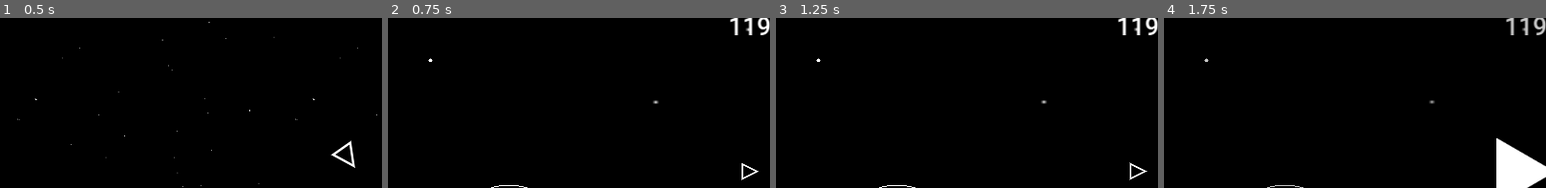
Above: before the commit, frames 1-4 (left to right).
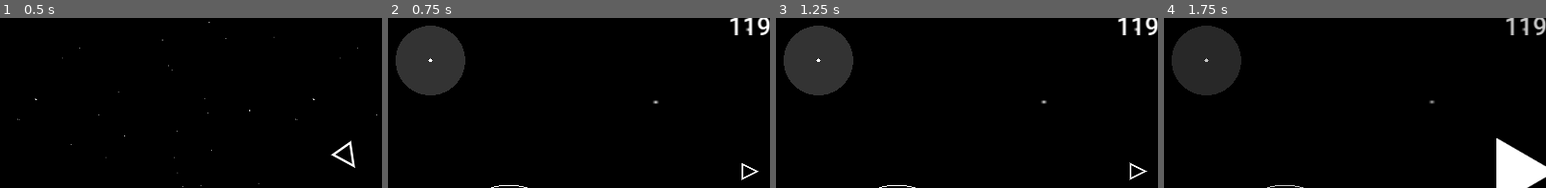
Above: after the commit, the same moments.

Repository: Ryu204/name-later
Game: Godot game, scene res://Layouts/index.tscn
Two runs of this game, one before a commit and one after it. Both use one fixed random seed, a clock stepped at 60 frames per second and the inputs below.
Inputs (mouse positions are % of the whole screen's width and height, from its top left):
- Up to frame 1 (0.5 s): no input
- Up to frame 2 (0.75 s): click "Play" at 0.5 s
- Up to frame 3 (1.25 s): no input
- Up to frame 4 (1.75 s): click (97, 6) at 1.25 s
The pictures show only the part of the screen within x 3-53%, y 4-54%; the shares and areas given below are measured in that part.

Frame 1 is identical in both runs. In frame 2, 5.8% of the frame differs, in the area x 2-21%, y 4-46%; in frame 3, 5.8%; in frame 4, 5.8%.

Commit message:
Feat: minimap upgrade

Diff:
--- a/Layouts/game.tscn
+++ b/Layouts/game.tscn
@@ -1,15 +1,19 @@
-[gd_scene load_steps=11 format=3 uid="uid://bkrjsx2q53cp2"]
+[gd_scene load_steps=13 format=3 uid="uid://bkrjsx2q53cp2"]
 
 [ext_resource type="Texture2D" uid="uid://cg8y4h0b4rinm" path="res://Textures/button_pause.png" id="1_2cyyj"]
 [ext_resource type="Script" path="res://Layouts/game.gd" id="1_pwcpb"]
 [ext_resource type="Theme" uid="uid://bc40efy8a55jg" path="res://Themes/main.tres" id="2_yl7tb"]
 [ext_resource type="PackedScene" uid="uid://bit1yaadtv7i" path="res://Components/joystick.tscn" id="3_vmjwi"]
 [ext_resource type="Script" path="res://Scripts/minimap.gd" id="5_2eeet"]
+[ext_resource type="Shader" path="res://Shaders/minimap.gdshader" id="6_clplf"]
 [ext_resource type="PackedScene" uid="uid://d15dv55or5iyv" path="res://Components/Player/player.tscn" id="6_klyhy"]
 [ext_resource type="Texture2D" uid="uid://csnksmmsbhq5c" path="res://Textures/background.png" id="6_so354"]
 [ext_resource type="PackedScene" uid="uid://dcgisaekr00fh" path="res://Components/Manager/enemy_manager.tscn" id="7_qbvme"]
 [ext_resource type="PackedScene" uid="uid://vyxt354l20i1" path="res://Components/Manager/environment_manager.tscn" id="8_sisi1"]
 [ext_resource type="Script" path="res://Components/Manager/powerup_manager.gd" id="9_mrtnv"]
+
+[sub_resource type="ShaderMaterial" id="ShaderMaterial_fos6f"]
+shader = ExtResource("6_clplf")
 
 [node name="Game" type="Node"]
 script = ExtResource("1_pwcpb")
@@ -50,6 +54,7 @@
 grow_vertical = 0
 
 [node name="SubViewportContainer" type="SubViewportContainer" parent="CanvasLayer"]
+material = SubResource("ShaderMaterial_fos6f")
 offset_left = 40.0
 offset_top = 40.0
 offset_right = 140.0
@@ -65,10 +70,10 @@
 render_target_update_mode = 4
 script = ExtResource("5_2eeet")
 main_camera = NodePath("../../../Camera2D")
-map_camera = NodePath("Camera2D")
+map_camera = NodePath("Camera2D2")
 zoom = 0.9
 
-[node name="Camera2D" type="Camera2D" parent="CanvasLayer/SubViewportContainer/SubViewport"]
+[node name="Camera2D2" type="Camera2D" parent="CanvasLayer/SubViewportContainer/SubViewport"]
 
 [node name="Sprite2D" type="Sprite2D" parent="."]
 scale = Vector2(6.815, 4.52)
@@ -93,4 +98,4 @@
 position_smoothing_enabled = true
 
 [node name="RemoteTransform2D" type="RemoteTransform2D" parent="Camera2D"]
-remote_path = NodePath("../../CanvasLayer/SubViewportContainer/SubViewport/Camera2D")
+remote_path = NodePath("../../CanvasLayer/SubViewportContainer/SubViewport/Camera2D2")
--- /dev/null
+++ b/Shaders/minimap.gdshader
@@ -0,0 +1,13 @@
+shader_type canvas_item;
+void fragment(){
+    COLOR = texture(TEXTURE, UV);
+
+	if (COLOR.a == 0.0) {
+        // Set it to gray with full opacity
+        COLOR.rgb = vec3(0.2); // Gray color
+        COLOR.a = 1.0;
+    }
+    // make the pixel completely transparent
+    // if it's outside the radius of the circle
+    COLOR.a = 1.0 - round(distance(UV, vec2(0.5, 0.5)));
+}
